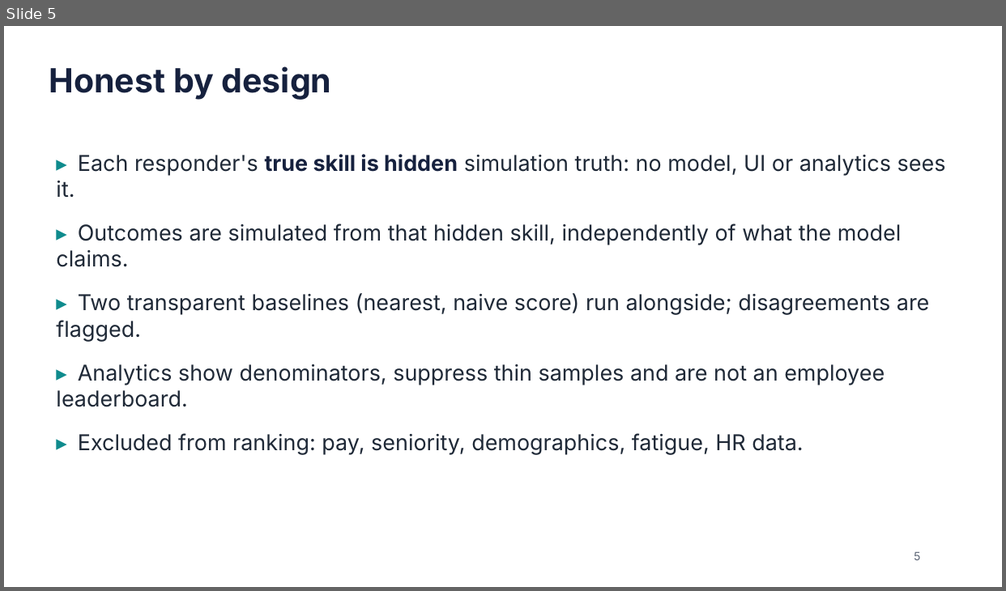
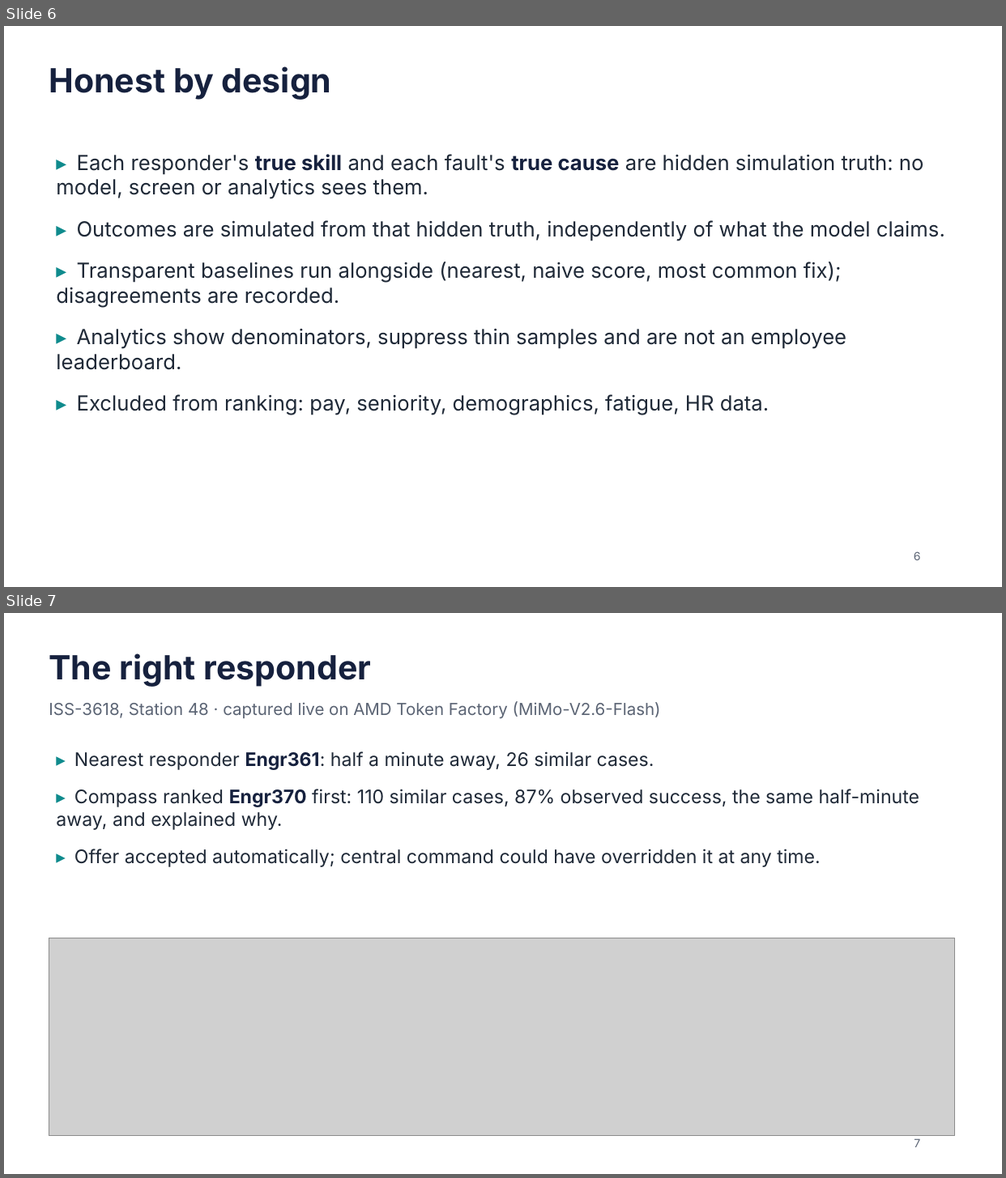
Before and after one commit to e8aura-makodev58/amd-compass, a slide deck: docs/submission/ResponseCompass-deck.pptx. Shown one above the other, each under a label of ours: slide 5 before the commit, slides 6 and 7 after it. The pictures are 1006x591 and 1006x1178 pixels, drawn with LibreOffice and Linux fonts; fonts in the diff are those of the drawing; grey boxes stand for pictures. Boxes give left, top, right and bottom in pixels: in the first picture for what was removed or moved away, otherwise in the second. Text is boxed around its words. In the diff, an @@ line names an element or a change of style, - is before the commit and + after.

```diff
--- a/docs/submission/ResponseCompass-deck.pptx
+++ b/docs/submission/ResponseCompass-deck.pptx
@@ slide 7 added at (4,613,1002,1174), background #FFFFFF @@
@@ text added at (49,653,372,687), 32 pt, text #16213E, bold @@
+The right responder
@@ text added at (49,701,661,718), 16 pt, text #5B6474 @@
+ISS-3618, Station 48 · captured live on AMD Token Factory (MiMo-V2.6-Flash)
@@ text added at (56,752,920,867), 18 pt, text #1F2937 @@
+▸ Nearest responder Engr361: half a minute away, 26 similar cases.
+▸ Compass ranked Engr370 first: 110 similar cases, 87% observed success, the same half-minute away, and explained why.
+▸ Offer accepted automatically; central command could have overridden it at any time.
@@ picture added at (49,939,955,1136) @@
@@ text added at (914,1139,920,1148), 11 pt, text #5B6474 @@
+7
@@ what was slide 5 is now slide 6 @@
@@ slide 6 changed as well @@
@@ text at (56,154,945,307): text changed; size 21 to 20 pt @@
-▸ Each responder's true skill is hidden simulation truth: no model, UI or analytics sees it.
-▸ Outcomes are simulated from that hidden skill, independently of what the model claims.
-▸ Two transparent baselines (nearest, naive score) run alongside; disagreements are flagged.
+▸ Each responder's true skill and each fault's true cause are hidden simulation truth: no model, screen or analytics sees them.
+▸ Outcomes are simulated from that hidden truth, independently of what the model claims.
+▸ Transparent baselines run alongside (nearest, naive score, most common fix); disagreements are recorded.
@@ text at (56,328,846,416): size 21 to 20 pt in "▸ Analytics show denominators, suppress thin samples ...", "▸ Excluded from ranking: pay, seniority, demographics, ..." @@
@@ text at (914,552,921,561): text changed @@
-5
+6
```
Also in this commit, not shown: 7 other slides changed, 5 other slides added, 2 slides removed, 16 other files.
